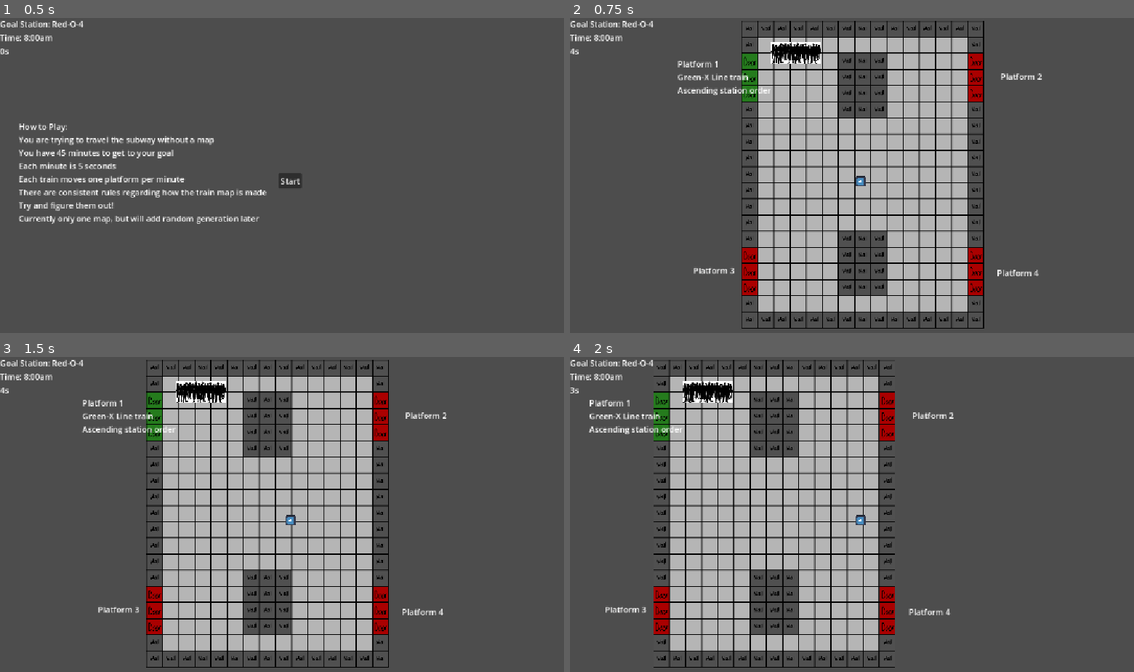
Above: before the commit, frames 1-4 (two rows, left to right).
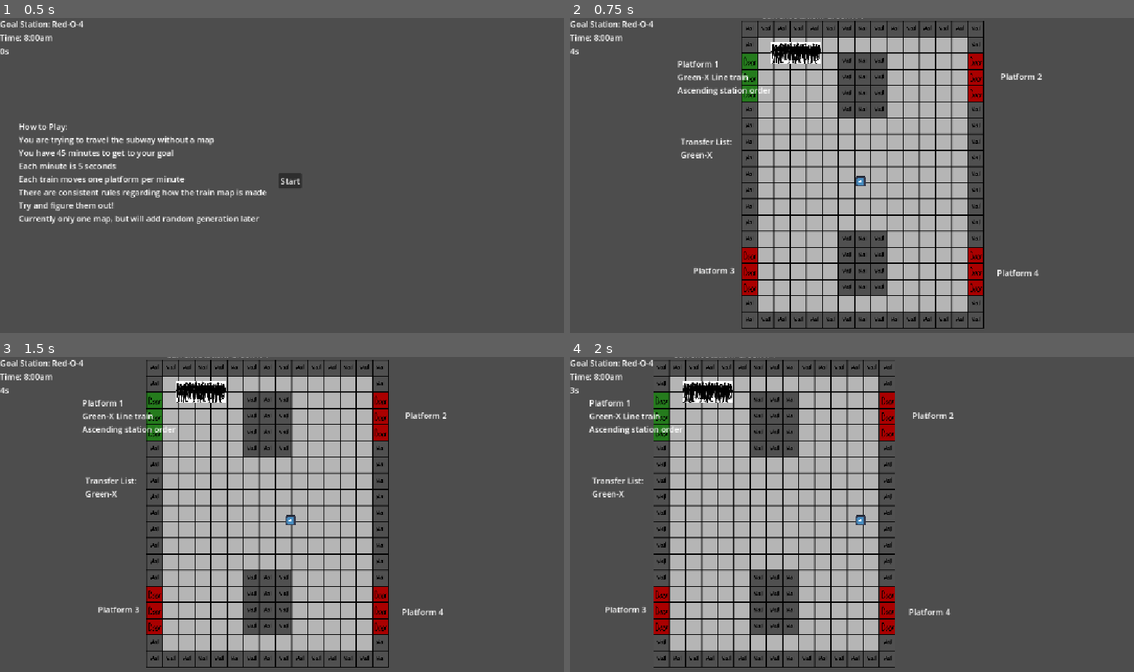
Above: after the commit, the same moments.

Repository: Kcirtapin/P3-Puzzle-Game
Game: Godot game, scene res://Controller/main.tscn
The game is run twice, just before and just after one commit, with the same random seed, the same clock (stepped at 60 frames per second) and the same inputs. The engine's default icon, where the game draws it, is replaced by a stand-in: a white triangle on a blue panel in a dark square.
Inputs:
- Up to frame 1 (0.5 s): no input
- Up to frame 2 (0.75 s): click "Start" at 0.5 s
- Up to frame 3 (1.5 s): tap Enter at 1.25 s; hold D (right) from 1.28 s (still down)
- Up to frame 4 (2 s): keep holding D (right)

Frame 1 is identical in both runs. In frame 2, 0.2% of the frame differs, in the area x 19-52%, y 0-45%; in frame 3, 0.2%; in frame 4, 0.2%.

Commit message:
Add platform station and transfer labels

Diff:
--- a/Controller/Controller.gd
+++ b/Controller/Controller.gd
@@ -152,6 +152,7 @@
 	room.z_index = -1
 	player.position = room.player_start_position
 	player.on_train = false
+	room.update_transfer_label(subway_map.get(player.get_line_name()),player.get_station_number())
 	check_platform_for_train()
 
 func _on_start_button_pressed() -> void:
--- a/Rooms/platform_room.gd
+++ b/Rooms/platform_room.gd
@@ -46,6 +46,14 @@
 			else:
 				label_list[plat].text = "Platform " + str(plat) + "\n" + train.train_line_name.split("-")[0] + "-" +train.train_line_name.split("-")[1]+ " Line train\nDescending station order"
 
+func update_transfer_label(train_line:Train_Line,pos:int) -> void:
+	$Station_Label.text = "Current Station: " + train_line.name + "-" + str(pos)
+	var t_list:String = "Transfer List:\n" + train_line.name
+	if train_line.transfer_list[pos] != "None":
+		var temp_str_list := train_line.transfer_list[pos].split("-")
+		t_list += "\n" + temp_str_list[0] + "-" + temp_str_list[1]
+	$Transfer_Label.text = t_list
+
 func _on_door_1_body_entered(_body: Node2D) -> void:
 	move_to_train.emit(transition_list[1])
 
--- a/Rooms/platform_room.tscn
+++ b/Rooms/platform_room.tscn
@@ -93,6 +93,22 @@
 [node name="Crowd" parent="." unique_id=1333625192 instance=ExtResource("3_63mkv")]
 position = Vector2(172, 96)
 
+[node name="Transfer_Label" type="Label" parent="." unique_id=1843474852]
+offset_left = -57.0
+offset_top = 259.0
+offset_right = 44.0
+offset_bottom = 334.0
+text = "Transfer List:
+Red-Y
+Green-Y"
+
+[node name="Station_Label" type="Label" parent="." unique_id=1079076845]
+offset_left = 103.0
+offset_top = 9.0
+offset_right = 231.0
+offset_bottom = 32.0
+text = "Current Station: Green-Y-10"
+
 [connection signal="body_entered" from="Door1" to="." method="_on_door_1_body_entered"]
 [connection signal="body_entered" from="Door2" to="." method="_on_door_2_body_entered"]
 [connection signal="body_entered" from="Door3" to="." method="_on_door_3_body_entered"]
